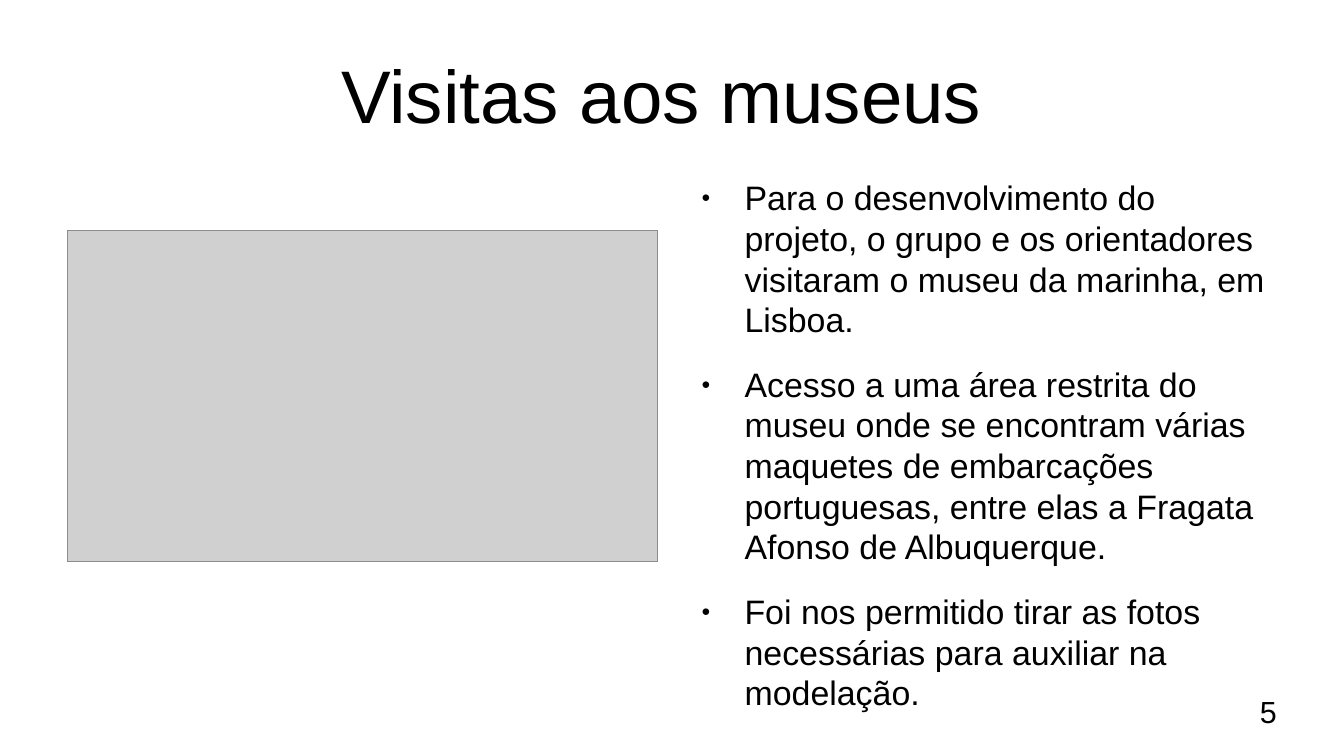
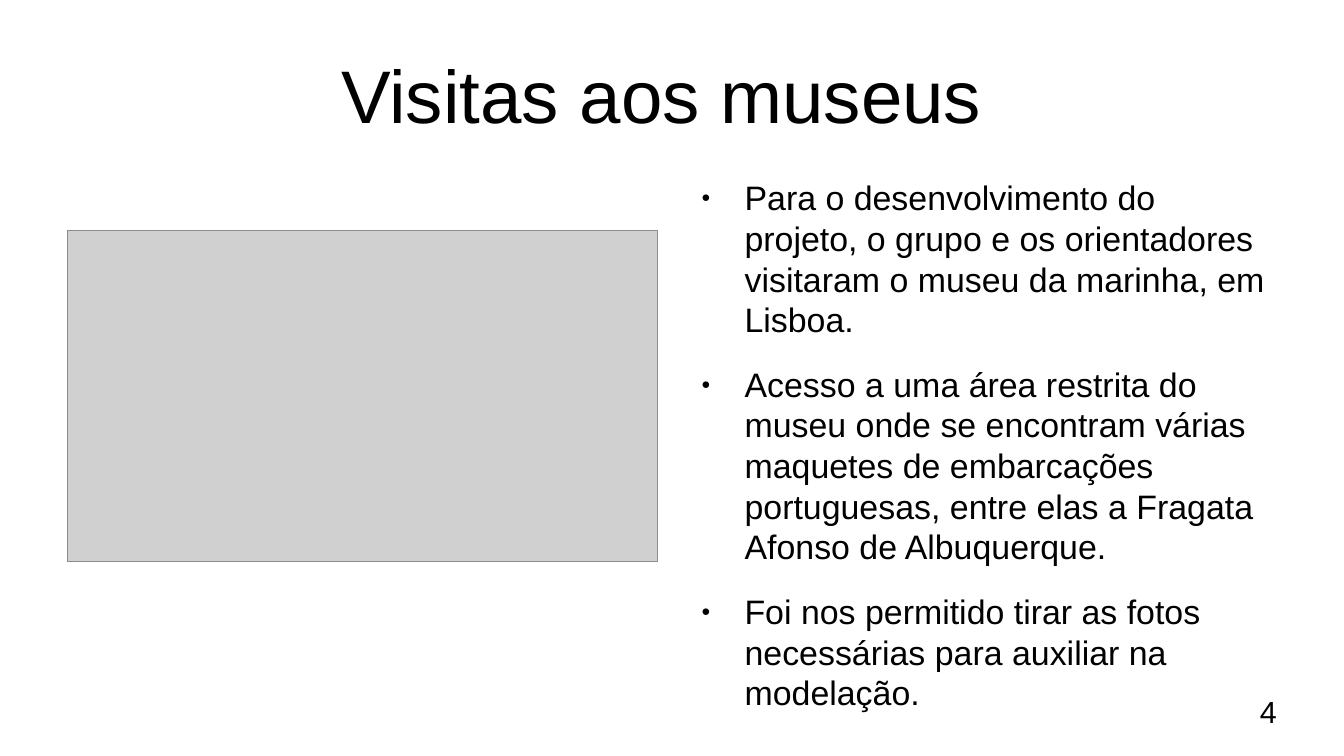
Before and after one commit to DuarteGoncalves04/projeto-repo, a slide deck: slide 5 of Docs/apresentação_projeto.odp. Drawn at 1344x756 pixels with LibreOffice and Linux fonts; fonts in the diff are those of the drawing; grey boxes stand for pictures. Boxes give left, top, right and bottom in pixels: in the first picture for what was removed or moved away, otherwise in the second. Text is boxed around its words. In the diff, an @@ line names an element or a change of style, - is before the commit and + after.

```diff
--- a/Docs/apresentação_projeto.odp
+++ b/Docs/apresentação_projeto.odp
@@ text at (1260, 702, 1277, 723): text changed @@
-5
+4
```
Also in this commit, not shown: 6 other slides changed, 9 other files.
